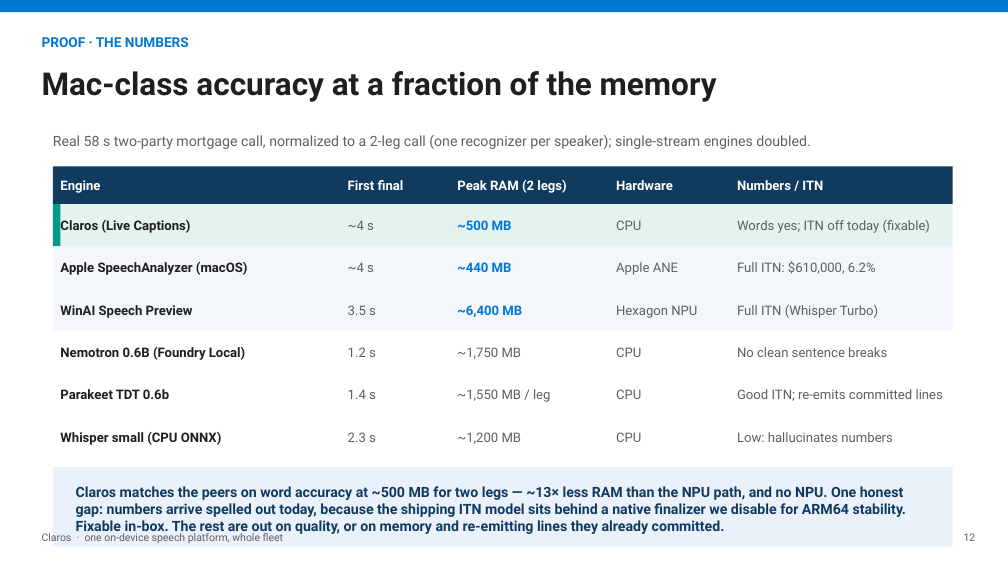
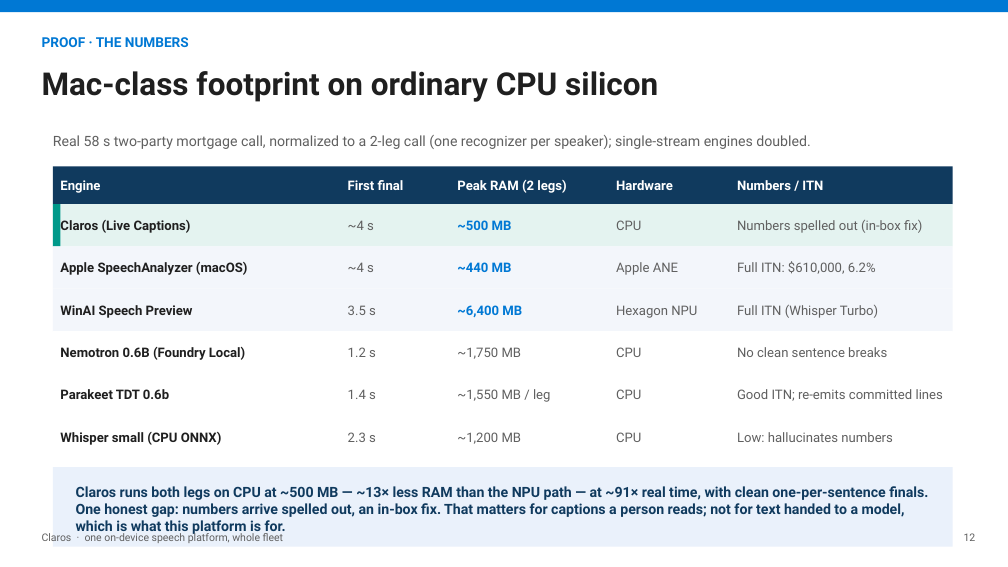
Before and after one commit to aclinick/claros, a slide deck: slide 12 of docs/pitch/live-voiceover.pptx. Drawn at 1008x567 pixels with LibreOffice and Linux fonts; fonts in the diff are those of the drawing. Boxes give left, top, right and bottom in pixels: in the first picture for what was removed or moved away, otherwise in the second. Text is boxed around its words. In the diff, an @@ line names an element or a change of style, - is before the commit and + after.

```diff
--- a/docs/pitch/live-voiceover.pptx
+++ b/docs/pitch/live-voiceover.pptx
@@ text at [42,71,658,102]: text changed @@
-Mac-class accuracy at a fraction of the memory
+Mac-class footprint on ordinary CPU silicon
@@ text at [737,220,922,233]: text changed @@
-Words yes; ITN off today (fixable)
+Numbers spelled out (in-box fix)
@@ text at [76,486,928,535]: text changed @@
-Claros matches the peers on word accuracy at ~500 MB for two legs — ~13× less RAM than the NPU path, and no NPU. One honest gap: numbers arrive spelled out today, because the shipping ITN model sits behind a native finalizer we disable for ARM64 stability. Fixable in-box. The rest are out on quality, or on memory and re-emitting lines they already committed.
+Claros runs both legs on CPU at ~500 MB — ~13× less RAM than the NPU path — at ~91× real time, with clean one-per-sentence finals. One honest gap: numbers arrive spelled out, an in-box fix. That matters for captions a person reads; not for text handed to a model, which is what this platform is for.
```
Also in this commit, not shown: 3 other files.
